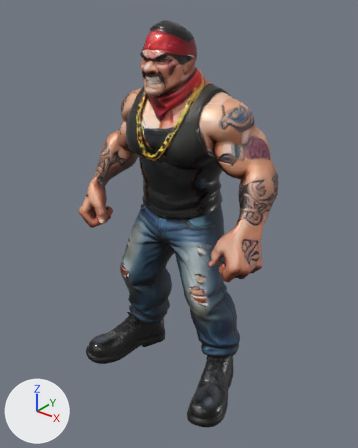
Before and after pictures for a commit that changed the glTF model assets/models/characters/preman-pasar.glb.
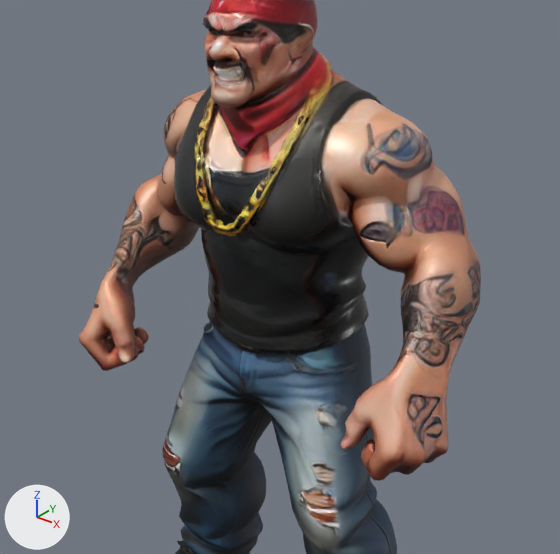
Old and new are each drawn whole from a 50 mm camera at (1.4, -1.676, 1.955) aimed at (0.039, 0.025, 0.9) and again close up on the part from 11% to 89% of the width and 10% to 71% of the height. The axes (+X, +Y, +Z) are drawn at lower left. The lights are the same throughout. The last two pictures show the newer version. Vertices at exactly the same position are counted once.

The older version as bpy lines, for what is in view:
```python
me_model = bpy.data.meshes.new('model')
me_model.from_pydata(...)  # 11966 vertices, 23999 faces; spans x -0.54..0.54, y -0.28..0.28, z 0.0..1.82
me_model.materials.append(mat_model)
ob_body = bpy.data.objects.new('Body', me_model)
ob_body.location = (0.0, 0.0, 0.0)
```
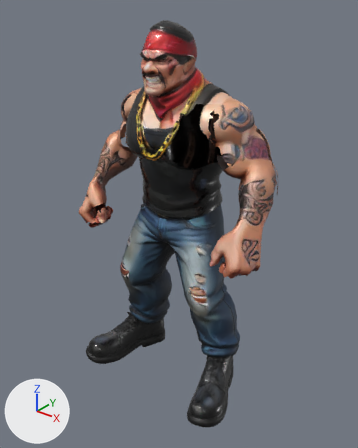
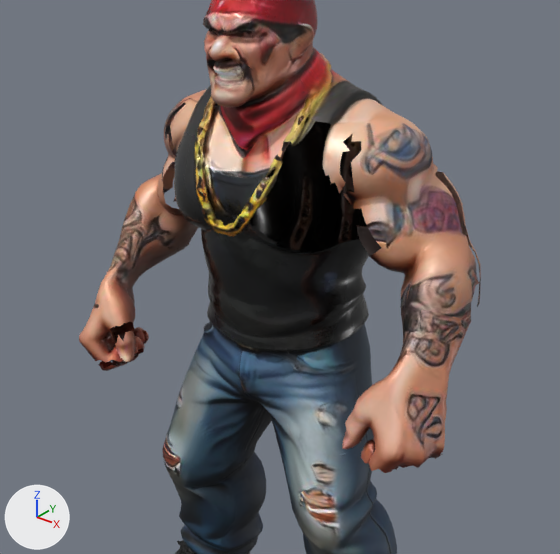
What differs and where, as boxes (x1, y1, x2, y2) in the close-ups (560 x 554 px):
part 1 of me_model, cut back
    before: (251, 122, 479, 481)
    after: (256, 140, 296, 210)
part 2 of me_model, deleted (brown)
    before: (163, 162, 199, 244)
part 3 of me_model, reshaped
    before: (119, 347, 141, 363)

What changed in the scene script:
```text
Change me_model:
    used by ob_body; location = (0.0, 0.0, 0.0)
    remove me_model.from_pydata(...)  # 11966 vertices, 23999 faces; spans x -0.54..0.54, y -0.28..0.28, z 0.0..1.82
    add me_model.from_pydata(...)  # 11471 vertices, 22423 faces; spans x -0.54..0.53, y -0.28..0.28, z 0.0..1.82
    me_model part 1: 10 vertices moved within x 0.08..0.42, y -0.13..0.25, z 0.83..1.46; 428 vertices removed from x 0.08..0.54, y -0.15..0.26, z 0.79..1.49
    me_model part 2: 39 vertices removed from x -0.4..-0.23, y 0.0..0.19, z 1.1..1.35
    me_model part 3: 1 vertex moved within x -0.39, y -0.04, z 0.83; 28 vertices removed from x -0.45..-0.33, y -0.14..-0.04, z 0.83..0.86
```
